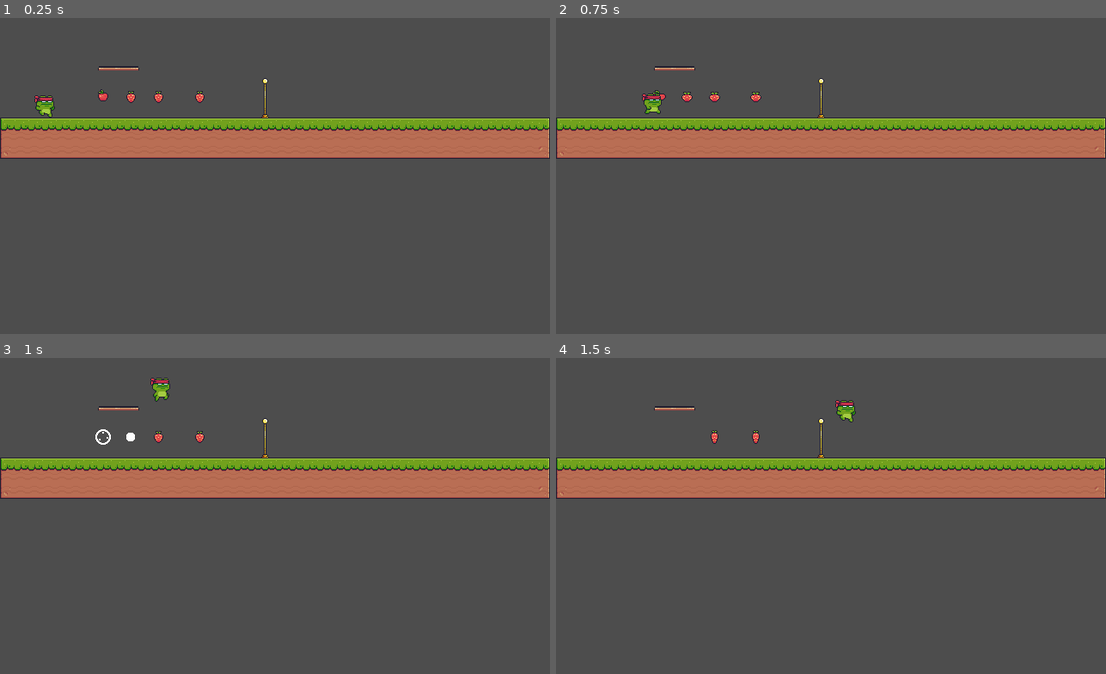
Above: before the commit, frames 1-4 (two rows, left to right).
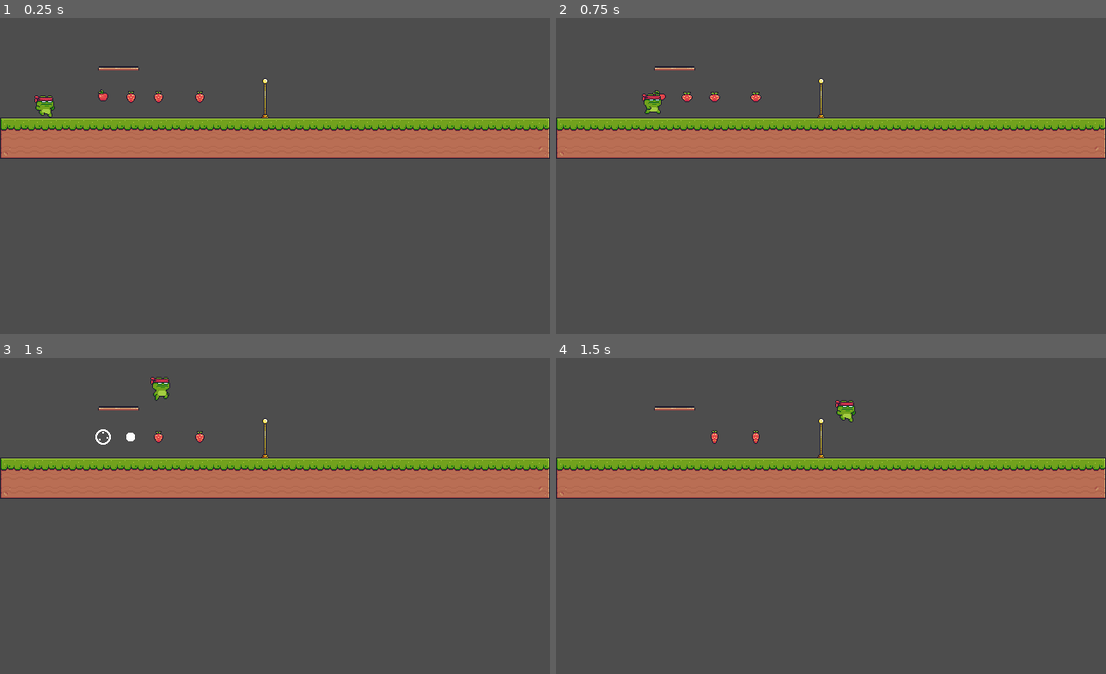
Above: after the commit, the same moments.

Repository: sittidetP/Godot-Crash-Course
Game: Godot game, scene res://scenes/sand_box_scene.tscn
Two runs of this game, one before a commit and one after it. Both use one fixed random seed, a clock stepped at 60 frames per second and the inputs below. The project has no main scene, so this scene is started directly.
Inputs:
- Up to frame 1 (0.25 s): no input
- Up to frame 2 (0.75 s): hold D (move_right) from 0.53 s (still down); tap S (drop, bound only after the commit) at 0.6 s
- Up to frame 3 (1 s): keep holding D (move_right); tap W (jump) at 0.77 s
- Up to frame 4 (1.5 s): keep holding D (move_right); tap S (drop, bound only after the commit) at 1.35 s

Frames 1-2 are identical in both runs. In frame 3, 0.1% of the frame differs, in the area x 27-31%, y 5-14%; in frame 4, nothing differs.

Commit message:
add new input to drop from platform and add drop from platform logic in player

Diff:
--- a/player/player.gd
+++ b/player/player.gd
@@ -7,12 +7,17 @@
 
 var facing_direction := 1
 
+const ONE_WAY_COLLISION_MARGIN := 1
+
 func _physics_process(delta: float) -> void:
 	if not is_on_floor():
 		velocity += get_gravity() * delta
 
 	if Input.is_action_just_pressed("jump") and is_on_floor():
 		velocity.y = jump_velocity
+
+	if Input.is_action_just_pressed("drop") and is_on_floor():
+		position.y += ONE_WAY_COLLISION_MARGIN
 
 	var direction := Input.get_axis("move_left", "move_right")
 	flip(int(direction))
--- a/project.godot
+++ b/project.godot
@@ -45,6 +45,12 @@
 , Object(InputEventKey,"resource_local_to_scene":false,"resource_name":"","device":-1,"window_id":0,"alt_pressed":false …(182 unchanged characters)…
 ]
 }
+drop={
+"deadzone": 0.5,
+"events": [Object(InputEventKey,"resource_local_to_scene":false,"resource_name":"","device":-1,"window_id":0,"alt_pressed":false,"shift_pressed":false,"ctrl_pressed":false,"meta_pressed":false,"pressed":false,"keycode":0,"physical_keycode":83,"key_label":0,"unicode":115,"location":0,"echo":false,"script":null)
+, Object(InputEventKey,"resource_local_to_scene":false,"resource_name":"","device":-1,"window_id":0,"alt_pressed":false,"shift_pressed":false,"ctrl_pressed":false,"meta_pressed":false,"pressed":false,"keycode":0,"physical_keycode":4194322,"key_label":0,"unicode":0,"location":0,"echo":false,"script":null)
+]
+}
 
 [layer_names]
 
--- a/scenes/sand_box_scene.tscn
+++ b/scenes/sand_box_scene.tscn
@@ -209,5 +209,5 @@
 
 [connection signal="body_entered" from="GroundTileMapLayer/Apple" to="GroundTileMapLayer/Apple" method="_on_body_entered"]
 [connection signal="body_entered" from="GroundTileMapLayer/Strawberry" to="GroundTileMapLayer/Strawberry" method="_on_body_entered"]
-[connection signal="body_entered" from="GroundTileMapLayer/@Area2D@47207" to="GroundTileMapLayer/@Area2D@47207" method="_on_body_entered"]
-[connection signal="body_entered" from="GroundTileMapLayer/@Area2D@47208" to="GroundTileMapLayer/@Area2D@47208" method="_on_body_entered"]
+[connection signal="body_entered" from="GroundTileMapLayer/@Area2D@55739" to="GroundTileMapLayer/@Area2D@55739" method="_on_body_entered"]
+[connection signal="body_entered" from="GroundTileMapLayer/@Area2D@55740" to="GroundTileMapLayer/@Area2D@55740" method="_on_body_entered"]
